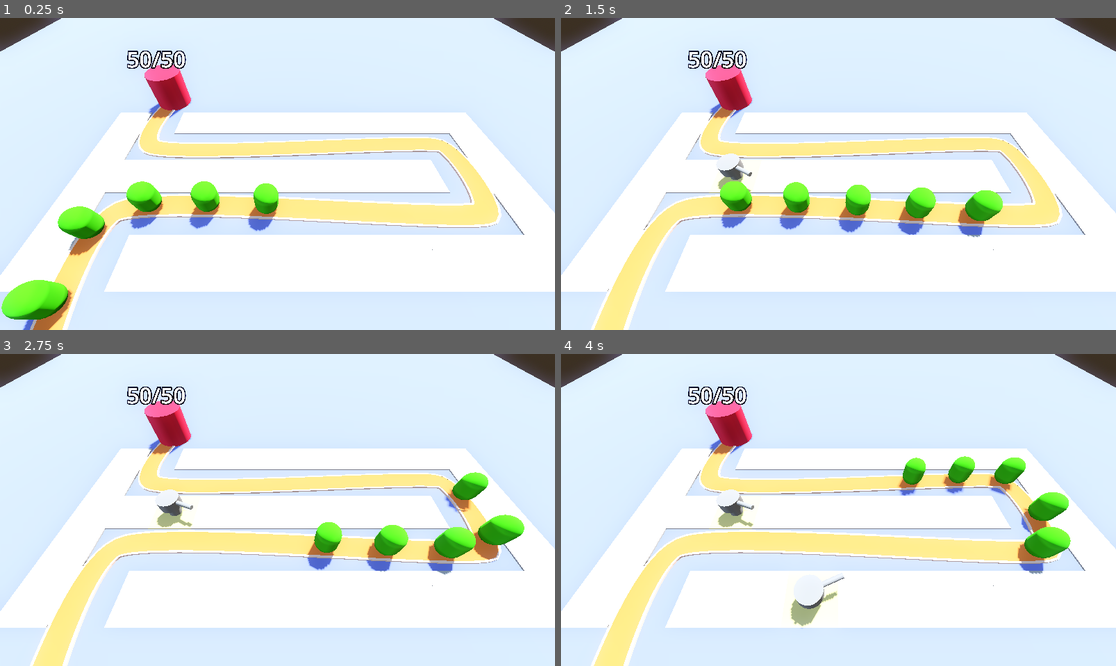
Above: before the commit, frames 1-4 (two rows, left to right).
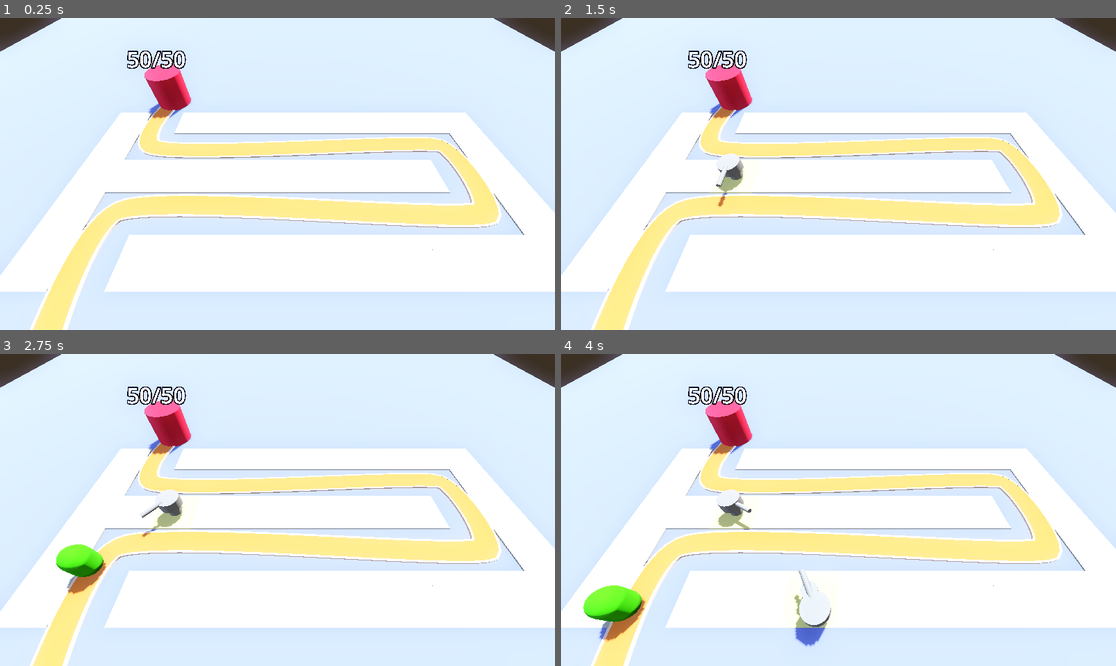
Above: after the commit, the same moments.

Repository: ConnerGordon/barbarian-blaster
Game: Godot game, scene res://levels/baselevel.tscn
The game is run twice, just before and just after one commit, with the same random seed, the same clock (stepped at 60 frames per second) and the same inputs.
Inputs (mouse positions are in pixels of both pictures, inside the frame that each line leads up to):
- Up to frame 1 (0.25 s): no input
- Up to frame 2 (1.5 s): move the mouse to (960, 158) at 0.52 s; click (960, 158) at 0.6 s; move the mouse to (727, 189) at 1.27 s; click (727, 189) at 1.35 s
- Up to frame 3 (2.75 s): move the mouse to (333, 441) at 2.02 s; click (333, 441) at 2.1 s
- Up to frame 4 (4 s): move the mouse to (810, 572) at 2.77 s; click (810, 572) at 2.85 s; move the mouse to (1005, 556) at 3.52 s; click (1005, 556) at 3.6 s

The runs differ from the first frame. In frame 1, 4.3% of the frame differs, in the area x 0-51%, y 52-100%; in frame 2, 3.4%; in frame 3, 4.7%; in frame 4, 5.0%, in the area x 4-92%, y 32-94%.

Commit message:
add enemies on timer

Diff:
--- a/levels/baselevel.tscn
+++ b/levels/baselevel.tscn
@@ -1,7 +1,7 @@
 [gd_scene load_steps=14 format=3 uid="uid://b6pq5wev0qchc"]
 
 [ext_resource type="MeshLibrary" uid="uid://cx04xils0dr2q" path="res://meshlibraries/spacelibrary.tres" id="1_ad0v0"]
-[ext_resource type="PackedScene" uid="uid://cme1xrpr3buko" path="res://enmy/enemy.tscn" id="2_n8muh"]
+[ext_resource type="Script" uid="uid://ral74uu47e3y" path="res://levels/path_3d.gd" id="2_l5r03"]
 [ext_resource type="PackedScene" uid="uid://gknf8gmqnulw" path="res://levels/base.tscn" id="3_ty5d8"]
 [ext_resource type="PackedScene" uid="uid://c1y6p1rshty4o" path="res://raypickercamera/raypickercamera.tscn" id="4_ixuwi"]
 [ext_resource type="Script" uid="uid://bm3q537f18c3d" path="res://levels/TurretManager.gd" id="5_l5r03"]
@@ -60,6 +60,7 @@
 
 [node name="Path3D" type="Path3D" parent="."]
 curve = SubResource("Curve3D_ad0v0")
+script = ExtResource("2_l5r03")
 
 [node name="road" type="CSGPolygon3D" parent="Path3D"]
 polygon = PackedVector2Array(-1, 0, -1, 0.1, 1, 0.1, 1, 0)
@@ -106,24 +107,9 @@
 path_joined = false
 material = SubResource("StandardMaterial3D_ty5d8")
 
-[node name="enemy" parent="Path3D" instance=ExtResource("2_n8muh")]
-transform = Transform3D(0.96858877, 0, 0.24860094, 0, 1, 0, -0.24860094, 0, 0.96858877, -14.184987, 0, 19.048136)
-
-[node name="enemy2" parent="Path3D" instance=ExtResource("2_n8muh")]
-transform = Transform3D(0.99921155, 0, 0.039255366, 0, 1, 0, -0.039255366, 0, 0.99921155, -14.921269, 0, 14.110351)
-progress = 5.0
-
-[node name="enemy3" parent="Path3D" instance=ExtResource("2_n8muh")]
-transform = Transform3D(0.28178045, 0, -0.9594615, 0, 1, 0, 0.9594615, 0, 0.28178045, -13.388068, 0, 9.701125)
-progress = 10.0
-
-[node name="enemy4" parent="Path3D" instance=ExtResource("2_n8muh")]
-transform = Transform3D(0.00092750817, 0, -0.9999829, 0, 1, 0, 0.9999829, 0, 0.00092750817, -8.413724, 0, 9.321374)
-progress = 15.0
-
-[node name="enemy5" parent="Path3D" instance=ExtResource("2_n8muh")]
-transform = Transform3D(-0.038163535, 0, -0.9992538, 0, 1, 0, 0.9992538, 0, -0.038163535, -3.4151912, 0, 9.432198)
-progress = 20.0
+[node name="Timer" type="Timer" parent="Path3D"]
+wait_time = 2.0
+autostart = true
 
 [node name="Base" parent="." instance=ExtResource("3_ty5d8")]
 transform = Transform3D(1, 0, 0, 0, 1, 0, 0, 0, 1, -13.732395, 0, -6.3202825)
@@ -137,3 +123,5 @@
 script = ExtResource("5_l5r03")
 turret = ExtResource("6_76r3m")
 enmana = NodePath("../Path3D")
+
+[connection signal="timeout" from="Path3D/Timer" to="Path3D" method="_on_timer_timeout"]
--- /dev/null
+++ b/levels/path_3d.gd
@@ -0,0 +1,25 @@
+extends Path3D
+
+@export var enem : PackedScene = preload("res://enmy/enemy.tscn")
+@onready var timer: Timer = $Timer
+
+# Called when the node enters the scene tree for the first time.
+func _ready() -> void:
+	pass # Replace with function body.
+
+
+# Called every frame. 'delta' is the elapsed time since the previous frame.
+func _process(delta: float) -> void:
+	pass
+
+
+
+func spawn_enemy() ->void:
+
+	var gen = enem.instantiate()
+	add_child(gen)
+
+
+func _on_timer_timeout() -> void:
+	spawn_enemy()
+	timer.start(randf_range(.5,2.5))
--- a/turret/turret.gd
+++ b/turret/turret.gd
@@ -40,6 +40,7 @@
 		look_at(target.global_position, Vector3.UP,true)
 
 
+
 func _on_timer_timeout() -> void:
 	if target != null:
 		animation_player.play("fire")
--- a/turret/turret.tscn
+++ b/turret/turret.tscn
@@ -42,6 +42,18 @@
 "update": 0,
 "values": [Vector3(1.5707964, 0, 0), Vector3(1.2217305, 0, 0), Vector3(1.5707964, 0, 0)]
 }
+tracks/2/type = "value"
+tracks/2/imported = false
+tracks/2/enabled = true
+tracks/2/path = NodePath("turret_base/turret_top/MeshInstance3D:position")
+tracks/2/interp = 1
+tracks/2/loop_wrap = true
+tracks/2/keys = {
+"times": PackedFloat32Array(0, 0.1, 0.4),
+"transitions": PackedFloat32Array(1, 1, 1),
+"update": 0,
+"values": [Vector3(0, 0.114, 0.768), Vector3(0, 0.314, 0.768), Vector3(0, 0.114, 0.768)]
+}
 
 [sub_resource type="Animation" id="Animation_2876l"]
 length = 0.001
@@ -69,6 +81,18 @@
 "update": 0,
 "values": [Vector3(1.5707964, 0, 0)]
 }
+tracks/2/type = "value"
+tracks/2/imported = false
+tracks/2/enabled = true
+tracks/2/path = NodePath("turret_base/turret_top/MeshInstance3D:position")
+tracks/2/interp = 1
+tracks/2/loop_wrap = true
+tracks/2/keys = {
+"times": PackedFloat32Array(0),
+"transitions": PackedFloat32Array(1),
+"update": 0,
+"values": [Vector3(0, 0.214, 0.768)]
+}
 
 [sub_resource type="AnimationLibrary" id="AnimationLibrary_1p48p"]
 _data = {
@@ -89,7 +113,7 @@
 mesh = SubResource("CylinderMesh_vfthy")
 
 [node name="MeshInstance3D" type="MeshInstance3D" parent="turret_base/turret_top"]
-transform = Transform3D(1, 0, 0, 0, -4.371139e-08, -1, 0, 1, -4.371139e-08, 0, 0.11379522, 0.76765645)
+transform = Transform3D(1, 0, 0, 0, -4.371139e-08, -1, 0, 1, -4.371139e-08, 0, 0.214, 0.768)
 mesh = SubResource("CylinderMesh_2876l")
 skeleton = NodePath("../..")
 
--- a/turret/turret2.tscn
+++ b/turret/turret2.tscn
@@ -1,4 +1,6 @@
-[gd_scene load_steps=6 format=3 uid="uid://dy15q0nd1k07q"]
+[gd_scene load_steps=8 format=3 uid="uid://dy15q0nd1k07q"]
+
+[ext_resource type="Script" uid="uid://mcmk81numtu7" path="res://turret/turret.gd" id="1_tront"]
 
 [sub_resource type="CylinderMesh" id="CylinderMesh_pweg5"]
 top_radius = 0.3
@@ -23,7 +25,13 @@
 bottom_radius = 0.1
 height = 0.555
 
+[sub_resource type="CylinderMesh" id="CylinderMesh_di7i8"]
+top_radius = 0.7
+bottom_radius = 0.7
+height = 0.5
+
 [node name="Turret" type="Node3D"]
+script = ExtResource("1_tront")
 
 [node name="turret_base" type="MeshInstance3D" parent="."]
 transform = Transform3D(1, 0, 0, 0, 1, 0, 0, 0, 1, 0, 0.5, 0)
@@ -33,12 +41,20 @@
 transform = Transform3D(1, 0, 0, 0, 1, 0, 0, 0, 1, 0, 0.3, 0)
 mesh = SubResource("CylinderMesh_vfthy")
 
-[node name="MeshInstance3D" type="MeshInstance3D" parent="turret_base"]
-transform = Transform3D(1, 0, 0, 0, -4.371139e-08, -1, 0, 1, -4.371139e-08, 0, 1.2214712, 1.1391762)
+[node name="cannon" type="MeshInstance3D" parent="turret_base"]
+transform = Transform3D(1, 0, 0, 0, -4.371139e-08, -1, 0, 1, -4.371139e-08, 0, 2.736378, 0.36423773)
 mesh = SubResource("CylinderMesh_2876l")
 
-[node name="MeshInstance3D2" type="MeshInstance3D" parent="turret_base"]
+[node name="hookneck" type="MeshInstance3D" parent="turret_base"]
 transform = Transform3D(1, 0, 0, 0, 1, 0, 0, 0, 1, 0, 0.92011404, 0)
+mesh = SubResource("CylinderMesh_1e2k8")
+
+[node name="hookbase" type="MeshInstance3D" parent="turret_base"]
+transform = Transform3D(1, 0, 0, 0, 0.9044924, 0.42648983, 0, -0.42648983, 0.9044924, 0, 1.8495347, -0.19655287)
+mesh = SubResource("CylinderMesh_1e2k8")
+
+[node name="hookbase2" type="MeshInstance3D" parent="turret_base"]
+transform = Transform3D(1, 0, 0, 0, 0.885718, -0.46422377, 0, 0.46422377, 0.885718, 0, 2.4139469, -0.19655287)
 mesh = SubResource("CylinderMesh_1e2k8")
 
 [node name="MeshInstance3D3" type="MeshInstance3D" parent="turret_base"]
@@ -56,3 +72,7 @@
 [node name="MeshInstance3D6" type="MeshInstance3D" parent="turret_base"]
 transform = Transform3D(1, 0, 0, 0, 1, 0, 0, 0, 1, -0.4, 0.8278947, 0)
 mesh = SubResource("CylinderMesh_tront")
+
+[node name="MeshInstance3D7" type="MeshInstance3D" parent="turret_base"]
+transform = Transform3D(1, 0, 0, 0, 1, 0, 0, 0, 1, 0, 1.3743187, 0)
+mesh = SubResource("CylinderMesh_di7i8")
Not shown, added: levels/path_3d.gd.uid
